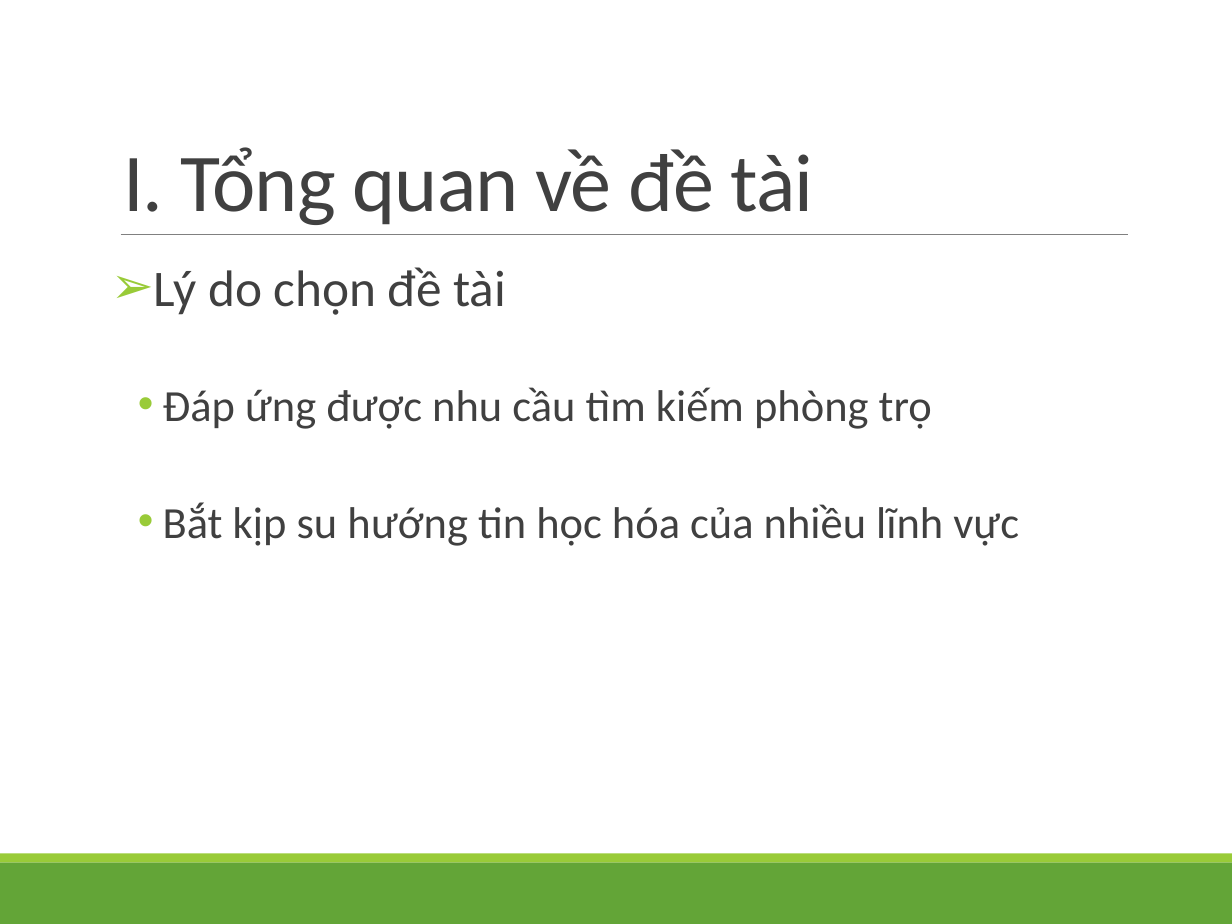
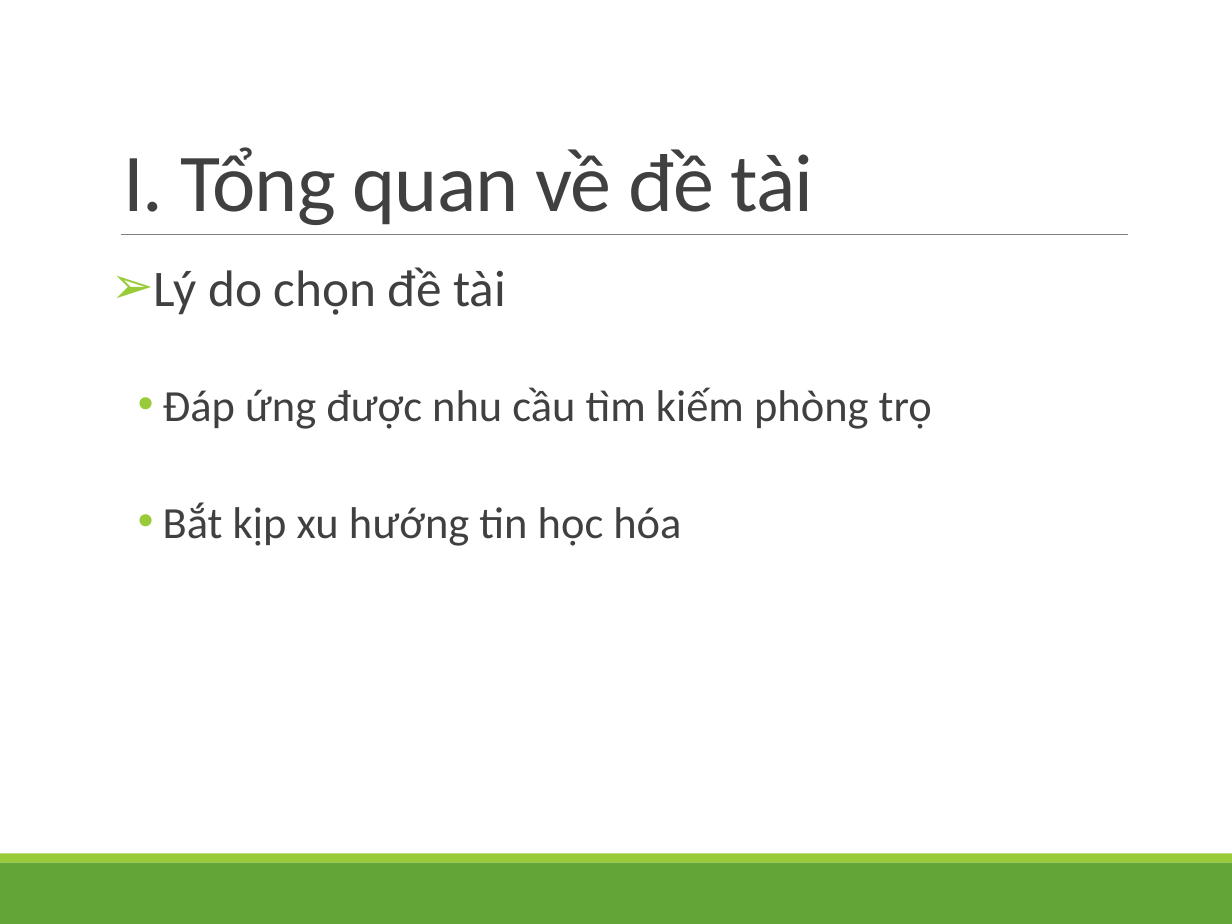
Before and after one commit to anhkhoa289/NhaTro, a slide deck: slide 3 of document/ThuyetMinh/TM.pptx. Drawn at 1232x924 pixels with LibreOffice and Linux fonts; fonts in the diff are those of the drawing. Boxes give left, top, right and bottom in pixels: in the first picture for what was removed or moved away, otherwise in the second. Text is boxed around its words. In the diff, an @@ line names an element or a change of style, - is before the commit and + after.

```diff
--- a/document/ThuyetMinh/TM.pptx
+++ b/document/ThuyetMinh/TM.pptx
@@ text at bbox=[163, 502, 681, 546]: text changed @@
-  • Bắt kịp su hướng tin học hóa của nhiều lĩnh vực
+  • Bắt kịp xu hướng tin học hóa
```
Also in this commit, not shown: 1 other slide changed, 4 slides added, 1 slide removed, 11 other files.
